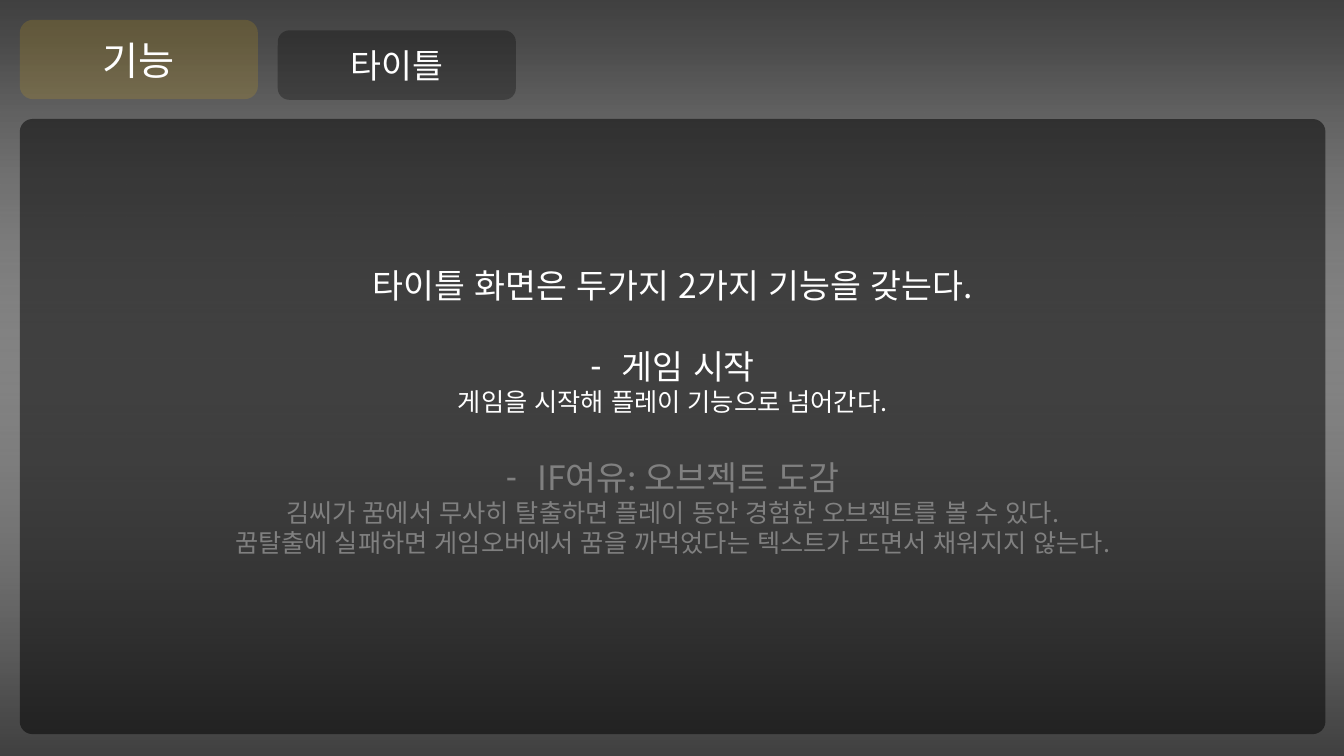
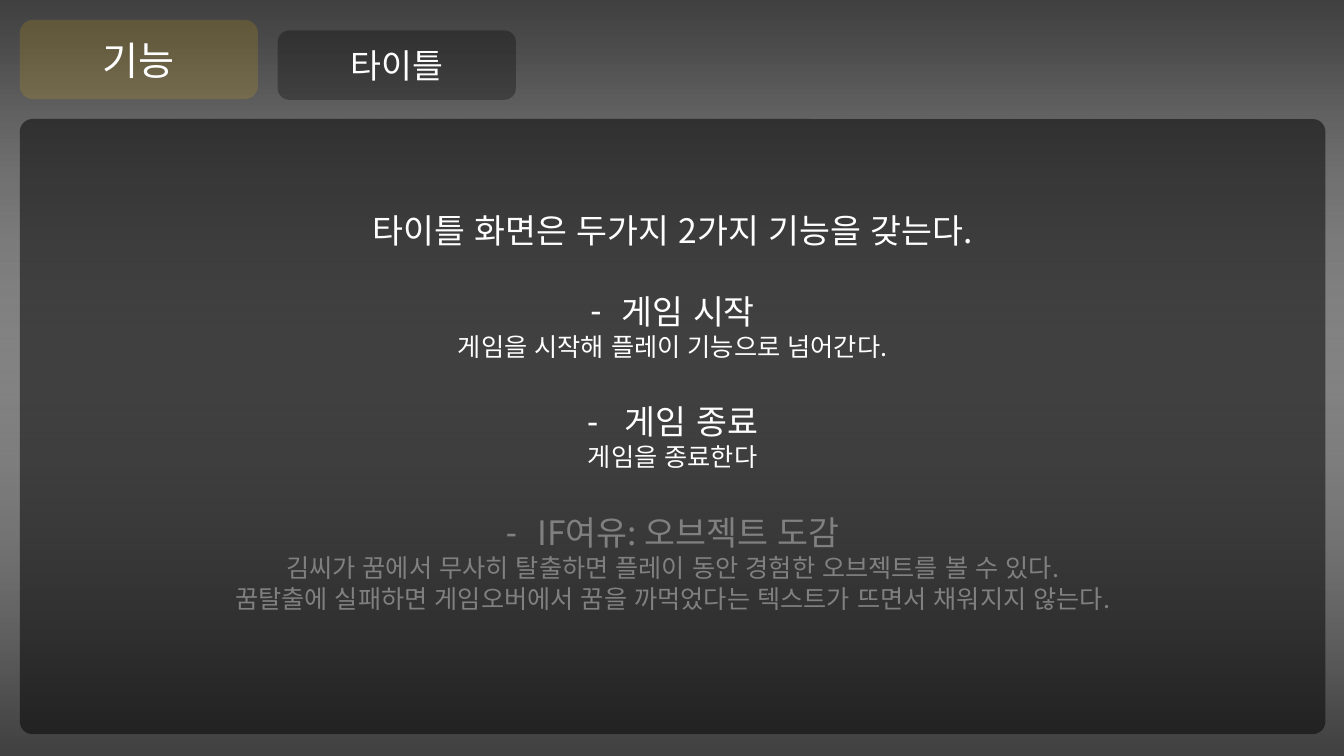
Before and after one commit to Niiok/inha_2021, a slide deck: slide 22 of May7ppt.pptm (slide 18 before the commit). Drawn at 1344x756 pixels with LibreOffice and Linux fonts; fonts in the diff are those of the drawing. Boxes give left, top, right and bottom in pixels: in the first picture for what was removed or moved away, otherwise in the second. Text is boxed around its words. In the diff, an @@ line names an element or a change of style, - is before the commit and + after.

```diff
--- a/May7ppt.pptm
+++ b/May7ppt.pptm
@@ text in rounded rectangle at [588, 406, 758, 468]: paragraphs added @@
+– 게임 종료
+게임을 종료한다
```
Also in this commit, not shown: 15 other slides changed, 10 slides added, 3 other files.
